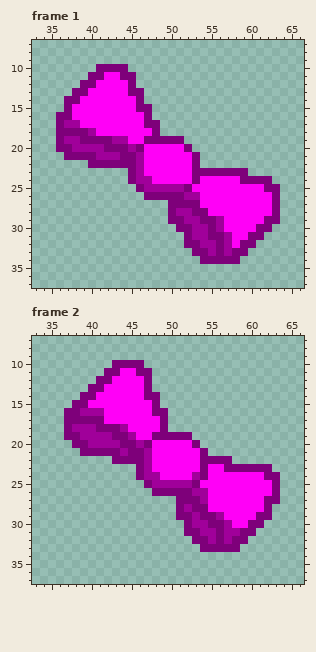
One commit to this animated GIF sprite: sprites/regular/sptRibbon.gif. The first picture shows the starting point.
The file is 80x80 pixels, 2 frames. Shown: frame 1: x 33..66, y 7..37; frame 2: x 33..66, y 7..37.
After:
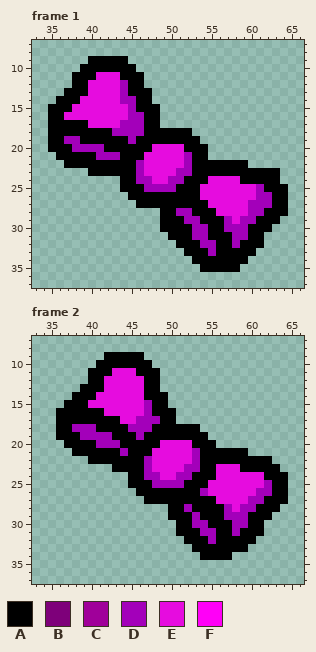
Palette (. is transparent): A #000000  B #7e007a  C #a0009a  D #a300ba  E #e60cdf  F #ff00f7
Difference:
Changed rows in their new state; - is an unchanged pixel.
Frame 1:
first column x 35:
 9 -----AAAAA--------------------
10 ----AAAAAAA-------------------
11 ---AAAEEEAAA------------------
12 ---AAEEEEDAA------------------
13 --AAAEEEEDAAA-----------------
14 -AAAEEEEEDDAA-----------------
15 AAAEEEEEEEDAAA----------------
16 AAEEEEEEEEDDAA----------------
17 AAAAAEEEEDDDAA----------------
18 AAAAAAAADDDDAAAAAA------------
19 AADDAAAAAADAAAAAAAA-----------
20 AAADDDDAAAAAAEEEEAAA----------
21 -AAAAADDDAAAEEEEEDAA----------
22 --AAAAAAAAADEEEEEDAAAAAAA-----
23 -----AAAAAADEEEEDDAAAAAAAAAAA-
24 ---------AADDEEDDAAAEEEEAAAAA-
25 ---------AAADDDDAAAEEEEEEEDAAA
26 ----------AAAAAAAAAEEEEEEEDDAA
27 -----------AAAAAAAAAEEEEEDDDAA
28 --------------AADDAAAEEEEDDAAA
29 --------------AAADDAAADEDDAAA-
30 --------------AAAADDAADDDAAA--
31 ---------------AAADDAAADDAA---
32 ----------------AAADDAADAAA---
33 -----------------AAADAAAAA----
34 ------------------AAAAAAA-----
35 -------------------AAAAA------
Frame 2:
first column x 36:
 9 ------AAAAA------------------
10 -----AAAAAAA-----------------
11 ----AAAEEEAAA----------------
12 ----AAEEEEEAA----------------
13 ---AAAEEEEEAA----------------
14 --AAAEEEEEEAAA---------------
15 -AAAEEEEEEEDAA---------------
16 AAAAAAEEEEEDAAA--------------
17 AAAAAAAAEEDDDAA--------------
18 AADDDAAAADDDAAAAAA-----------
19 AAADDDDAAADAAAAAAAA----------
20 -AAAADDDAAAAAEEEEAAA---------
21 --AAAAAADAAAEEEEEDAAAAAA-----
22 ----AAAAAAADEEEEEDAAAAAAAAA--
23 -------AAAADEEEEDDAAEEEAAAAA-
24 ---------AADDEEDDAAAEEEEEEAAA
25 ---------AAADDDDAAAEEEEEEEDAA
26 ----------AAAAAAAADEEEEEEDDAA
27 -----------AAAAAAAAAEEEEDDAAA
28 --------------AADAAAADEDDAAA-
29 --------------AAADAAADDDAAA--
30 ---------------AADDAAADDAA---
31 ---------------AAADDAADAAA---
32 ----------------AAADAAAAA----
33 -----------------AAAAAAA-----
34 ------------------AAAA-------
